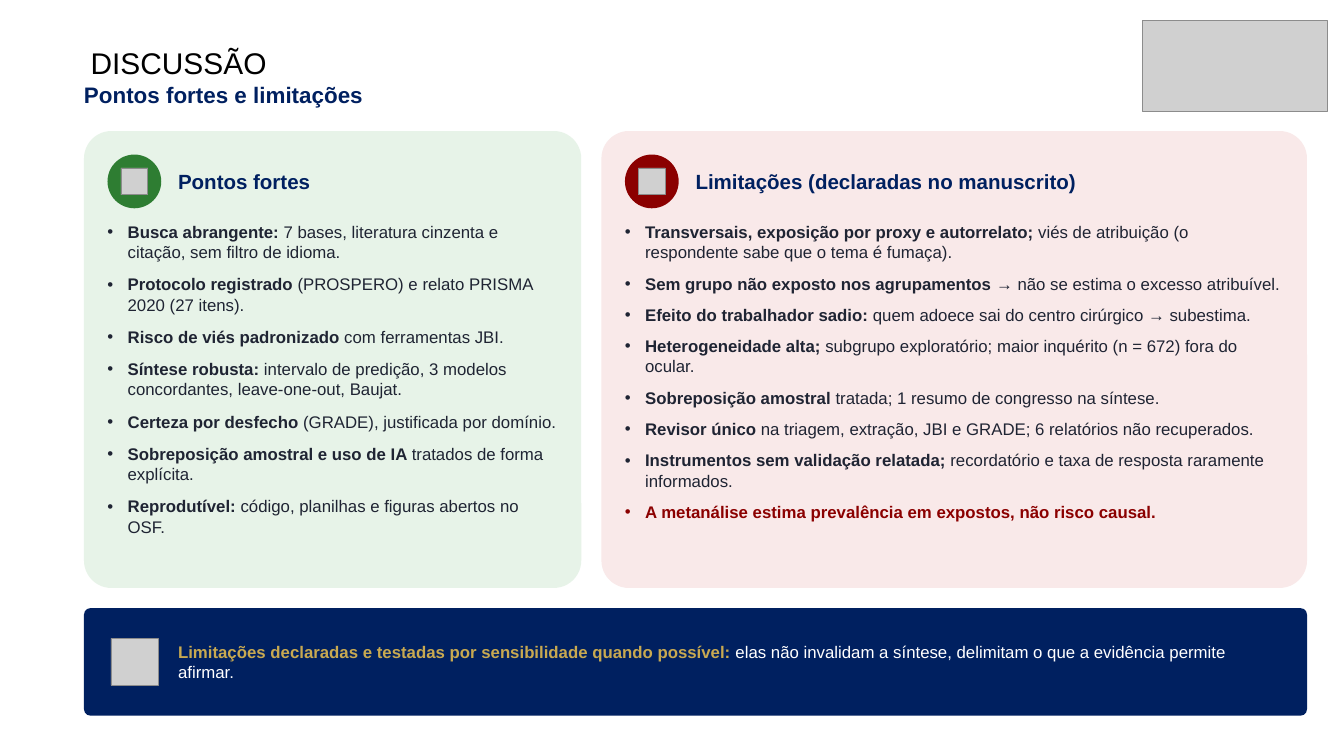
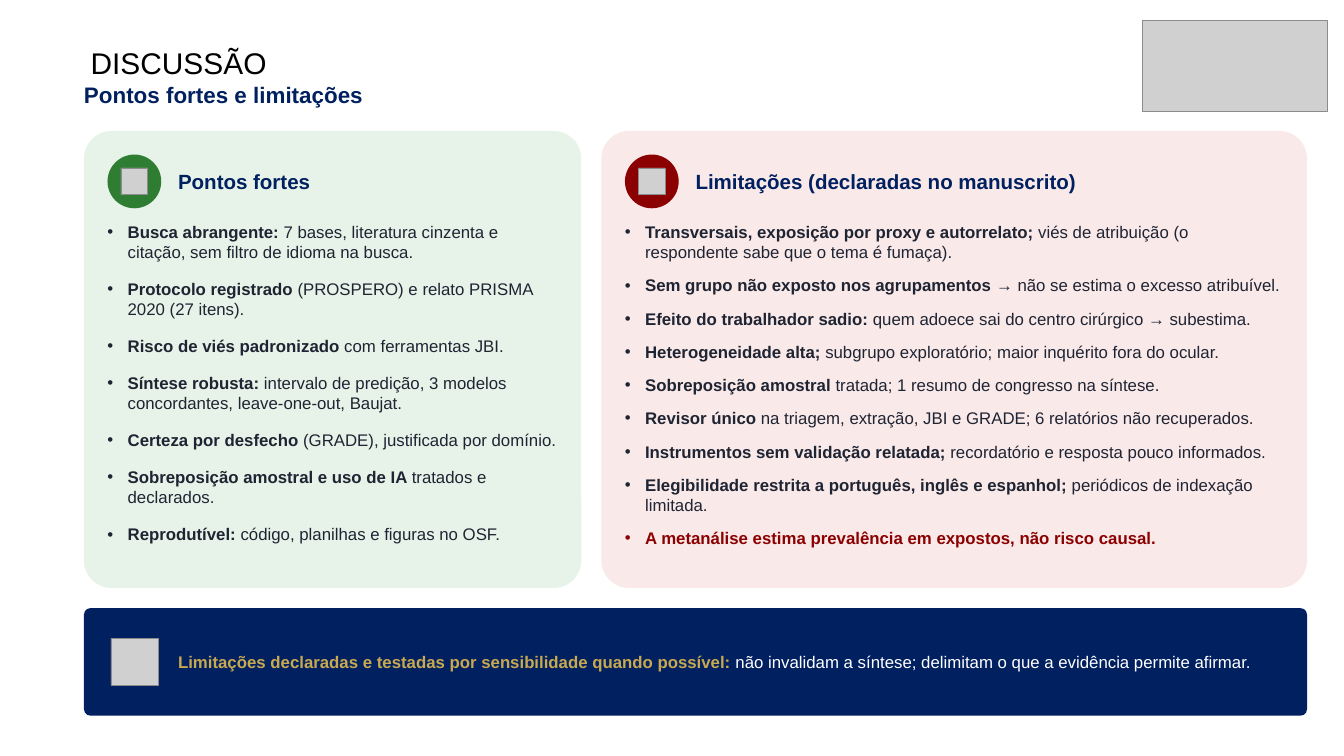
Before and after one commit to ravibuzz/IC-fumaca, a slide deck: slide 16 of apresentacao/SEMICA_Fumaca_Cirurgica_Baccaro.pptx. Drawn at 1344x756 pixels with LibreOffice and Linux fonts; fonts in the diff are those of the drawing; grey boxes stand for pictures; background and template pictures are left out. Boxes give left, top, right and bottom in pixels: in the first picture for what was removed or moved away, otherwise in the second. Text is boxed around its words. In the diff, an @@ line names an element or a change of style, - is before the commit and + after.

```diff
--- a/apresentacao/SEMICA_Fumaca_Cirurgica_Baccaro.pptx
+++ b/apresentacao/SEMICA_Fumaca_Cirurgica_Baccaro.pptx
@@ text at [128,226,498,262]: text changed @@
-• Busca abrangente: 7 bases, literatura cinzenta e citação, sem filtro de idioma.
+• Busca abrangente: 7 bases, literatura cinzenta e citação, sem filtro de idioma na busca.
@@ text at [645,225,1280,548]: more space between paragraphs @@
@@ text at [128,283,556,450]: more space between paragraphs @@
@@ text at [645,345,1219,362]: text changed @@
-• Heterogeneidade alta; subgrupo exploratório; maior inquérito (n = 672) fora do ocular.
+• Heterogeneidade alta; subgrupo exploratório; maior inquérito fora do ocular.
@@ text at [645,445,1266,511]: text changed; bold on @@
-• Instrumentos sem validação relatada; recordatório e taxa de resposta raramente informados.
+• Instrumentos sem validação relatada; recordatório e resposta pouco informados.
+• Elegibilidade restrita a português, inglês e espanhol; periódicos de indexação limitada.
@@ text at [128,471,500,544]: text changed @@
-• Sobreposição amostral e uso de IA tratados de forma explícita.
-• Reprodutível: código, planilhas e figuras abertos no OSF.
+• Sobreposição amostral e uso de IA tratados e declarados.
+• Reprodutível: código, planilhas e figuras no OSF.
@@ text at [178,655,1251,672]: text changed; text colour #FFFFFF to #C8A951; bold on @@
-Limitações declaradas e testadas por sensibilidade quando possível: elas não invalidam a síntese, delimitam o que a evidência permite afirmar.
+Limitações declaradas e testadas por sensibilidade quando possível: não invalidam a síntese; delimitam o que a evidência permite afirmar.
```
Also in this commit, not shown: 20 other slides changed, 14 other files.
